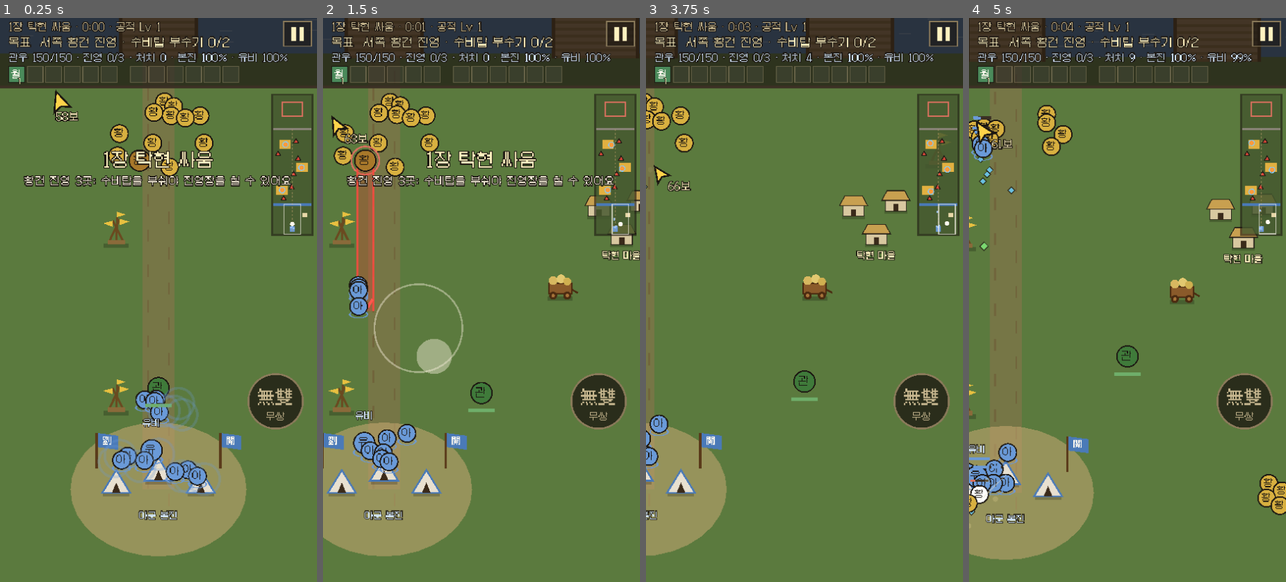
Above: before the commit, frames 1-4 (left to right).
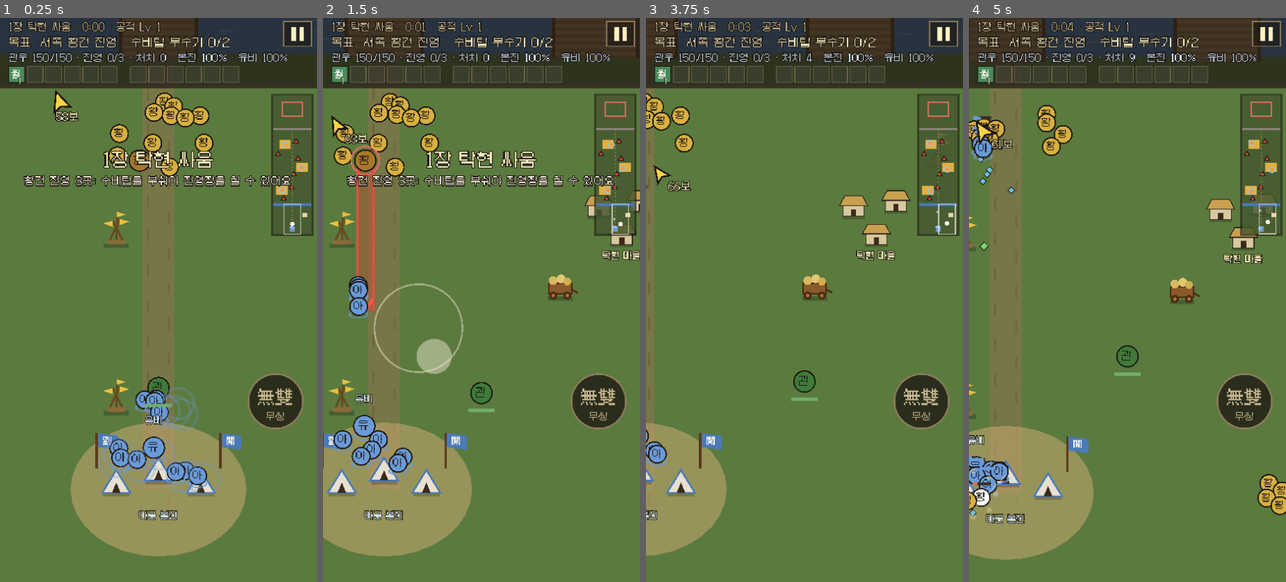
Above: after the commit, the same moments.

Repository: Dong-yeon/ThreeKindomFall
Game: Godot game, scene res://scenes/battle.tscn
Two runs of this game, one before a commit and one after it. Both use one fixed random seed, a clock stepped at 60 frames per second and the inputs below.
Inputs (mouse positions are in pixels of both pictures, inside the frame that each line leads up to):
- Up to frame 1 (0.25 s): no input
- Up to frame 2 (1.5 s): tap Enter at 0.5 s; move the mouse to (551, 271) at 0.52 s; hold Right 0.53-1.25 s; tap K at 0.6 s; click (551, 271) at 0.67 s; tap Space at 0.77 s; drag from (418, 328) to (465, 412) at 1.27 s
- Up to frame 3 (3.75 s): move the mouse to (836, 175) at 2.02 s; hold Right 2.03-2.75 s; tap K at 2.1, 3.6 s; drag from (788, 412) to (709, 215) at 2.77 s; move the mouse to (899, 384) at 3.52 s; hold Left from 3.53 s (still down)
- Up to frame 4 (5 s): tap Space at 3.77 s; release Left at 4.25 s; drag from (1032, 215) to (1079, 159) at 4.27 s

The runs differ from the first frame. In frame 1, 0.9% of the frame differs, in the area x 34-92%, y 36-84%; in frame 2, 1.7%, in the area x 3-93%, y 36-82%; in frame 3, 0.4%; in frame 4, 1.2%.

Commit message:
feat(godot): 울타리 = 일기토 — 1:1, 밖의 적 · 아군은 멈춰 지켜보고 시간표 · 생성 · 진군 · 본진 공격 멈춤, 담 너머 · 진영장 정리 버그 고침, 유비는 제자리 (D-218)
Co-Authored-By: Claude Opus 5.5 <noreply@anthropic.com>

Diff:
--- a/godot/data/stage_1.gd
+++ b/godot/data/stage_1.gd
@@ -105,7 +105,8 @@
 ## 장수 둘레(부장도 들어오게)에 반지름 r 원형 울타리. 장수 · 안의 적은 못 나가고 밖의 적은 못 들어옴. 안에 있던 졸병 중 부장 호위 keep명만 남기고
 ## 나머지는 cull 비율만큼 사라지고 남은 것은 밖으로 밀려남. 부장이 쓰러지면 울타리가 사라짐. 습격대 장수 · 진영장에는 안 씀.
 ## r: 요청은 약 360px이었지만 세로 화면 폭이 360(게임 단위)이라 원 전체가 거의 보이게 190으로(지름 380 — 양옆 10씩만 잘림)
-const ARENA := {"trigger": 400.0, "warn": 2.0, "r": 190.0, "keep": 6, "cull": 0.5}
+## 2026-10-13 일기토(사람: "울타리는 일기토인 거야"): 안은 장수 대 적장 1:1(keep 6 → 0), 밖의 적 · 아군은 멈춰 서서 지켜봄(Battle.duel)
+const ARENA := {"trigger": 400.0, "warn": 2.0, "r": 190.0, "keep": 0, "cull": 0.5}
 ## 부서지는 물체(D-216 2단계, Survivor.io 방식): 군량 수레(cart) · 깃발 더미(flags). 기본 공격 · 책략에 맞으면 부서지고(적은 못 부숨) 한 판에 한 번.
 ## 자리는 road(길가) + 진영마다 네 귀퉁이 바깥(camp_out px) + 마을 곁. 판마다 skip 비율만큼 자리가 빔(--seed로 재현).
 ## 떨어지는 것(합 1): 고기만두 bun · 폭탄 bomb(화면 안 졸병 처치, 장수급 · 건물은 최대 체력 × bomb_elite 피해) · 자석 magnet · 경험 xp(구슬 xp_v)
--- a/godot/scripts/ally.gd
+++ b/godot/scripts/ally.gd
@@ -77,7 +77,8 @@
 		g = G.pos + Vector2(cos(slot) * 34, sin(slot) * 26)
 	else:
 		stroll_t -= dt
-		if stroll_t <= 0:
+		# 유비(총대장)는 거닐지 않고 본진 가운데를 지킴
+		if stroll_t <= 0 and k != "liubei":
 			stroll_t = _rng.randf_range(2.5, 5.5)
 			slot = _rng.randf() * TAU
 			stroll_r = _rng.randf_range(0.3, 1.3)
--- a/godot/scripts/battle.gd
+++ b/godot/scripts/battle.gd
@@ -374,8 +374,9 @@
 	hero.vel = (hero.position - hero.last_pos) / dt
 	hero.still = 0.0 if moving else hero.still + dt
 	Perf.begin(&"적 움직임")
+	var dl := duel()
 	for e in enemies:
-		if not e.dead:
+		if not e.dead and (not dl or e.arena_side > 0):
 			e.tick(dt)
 	Perf.end()
 	# 장수가 쓰러졌으면(적에게 닿음) 이 프레임의 나머지(날아가던 참격 등)를 멈춤 — 안 그러면 진영장을 잡아 점령 회복이 들어갔음
@@ -413,14 +414,14 @@
 	if turret_t <= 0:
 		turret_t = 0.7
 		var tg := nearest_enemy(home_pos, home_r + 110)
-		if tg != null:
+		if tg != null and not duel():
 			hurt_enemy(tg, 16)
 			add_fx({"k": "shot", "pos": home_pos + Vector2(0, -20), "pos2": tg.position, "t": 0.15})
 	var K := keep_rect()
 	for e in enemies:
 		if e.dead:
 			continue
-		if e.goal_home and not Unit.alive(e.engage) and e.position.distance_to(home_pos) < home_r + e.r:
+		if e.goal_home and not duel() and not Unit.alive(e.engage) and e.position.distance_to(home_pos) < home_r + e.r:
 			home_hp -= 1.2 * dt
 		if e.boss:
 			# 요술 제단이 남아 있는 동안(보호막) 장각은 본진 안쪽 절반에서만 — 문을 막아서 장수가 못 들어왔음(D-207)
@@ -439,15 +440,17 @@
 		finish(false, "home")
 		return
 	Perf.begin(&"생성")
-	_village_tick(dt)
-	_pack_tick()
-	_home_raid_tick()
-	_camps_tick(dt)
-	_party_tick(dt)
-	_rein_tick(dt)
-	_wave_tick(dt)
-	_surge_tick(dt)
-	_army_tick(dt)
+	# 일기토 중엔 시간표 · 생성 · 대군이 멈춤(끝나면 이어짐 — 정해진 시각이 지났으면 그때 일어남)
+	if not duel():
+		_village_tick(dt)
+		_pack_tick()
+		_home_raid_tick()
+		_camps_tick(dt)
+		_party_tick(dt)
+		_rein_tick(dt)
+		_wave_tick(dt)
+		_surge_tick(dt)
+		_army_tick(dt)
 	_cyz_tick(dt)
 	if siege != null:
 		siege.tick(dt)
@@ -458,8 +461,9 @@
 	Perf.begin(&"아군")
 	_ally_timers(dt)
 	_engage_tick(dt)
+	var dla := duel()
 	for a in allies:
-		if not a.dead:
+		if not a.dead and not dla:
 			a.tick(dt)
 	Perf.end()
 	_arena_tick(dt)
@@ -1039,6 +1043,7 @@
 		return
 	var Z: Dictionary = Stage1.CYZ
 	if cyz_phase == 1 and Unit.alive(cyz) and (cyz.hp <= cyz.max_hp * float(Z.phase2) or _army_leads_down() >= int(Z.leads2)):
+		var in_duel := duel()
 		cyz_phase = 2
 		# 혼자 버티지 않고 장수에게 달려듦(2026-10-13)
 		cyz.aggro = float(Z.aggro2)
@@ -1046,7 +1051,8 @@
 		cyz.sk_i = 0
 		cyz.gap_mul = float(Z.gap2)
 		cyz.spd0 *= float(Z.spd2)
-		for i in int(Z.rally):
+		# 일기토 중엔 부하를 부르지 않음(1:1)
+		for i in (0 if in_duel else int(Z.rally)):
 			var at: Vector2 = cyz.position + Vector2.from_angle(randf() * TAU) * randf_range(60, 160)
 			at = at.clamp(Vector2(40, 745), Vector2(W - 40, H - 40))
 			if hit_obs(at, 12):
@@ -1056,7 +1062,7 @@
 			if not arena.is_empty() and arena.st == "on" and at.distance_to(arena.c) < float(arena.r):
 				re.arena_side = 1
 		note("정원지 2단계")
-		banner("정원지가 분노해요!", "남은 군사를 모두 불러요 — 돌진 · 땅 내려찍기를 피해요")
+		banner("정원지가 분노해요!", "돌진 · 땅 내려찍기를 피해요" if in_duel else "남은 군사를 모두 불러요 — 돌진 · 땅 내려찍기를 피해요")
 		add_fx({"k": "ring", "pos": cyz.position, "t": 0.6, "r": 120.0, "c": Color("d9705e")})
 		shake = maxf(shake, 0.3)
 		Sound.play("alert", 0.6)
@@ -1268,7 +1274,7 @@
 	var best: Enemy = null
 	var bd := max_d
 	for e in enemies:
-		if e.dead or e.shield or e.prop:
+		if e.dead or e.shield or e.prop or (e.arena_side < 0 and duel()):
 			continue
 		var d := e.position.distance_to(from)
 		if d < bd:
@@ -1434,8 +1440,8 @@
 
 
 func hurt_enemy(e: Enemy, d: float) -> void:
-	# 수비탑이 남은 진영의 진영장은 피해를 받지 않음(D-205)
-	if e.dead or e.shield:
+	# 수비탑이 남은 진영의 진영장은 피해를 받지 않음(D-205) · 일기토를 지켜보는 울타리 밖 적은 다치지 않음
+	if e.dead or e.shield or (e.arena_side < 0 and duel()):
 		return
 	# 수비탑을 처음 친 진영 = 진행 중인 진영(D-209)
 	if cur_camp == "" and e.tower_id != "":
@@ -1913,10 +1919,15 @@
 		for L in _arena_cands():
 			if L.arena_done or hero.position.distance_to(L.position) > float(A.trigger):
 				continue
+			# 장수와 적장 사이가 벽 · 물로 막혀 있으면 아직 열지 않음(담을 사이에 두고 갇히면 서로 못 닿음)
+			if flow.ver != obs_ver:
+				flow.build(obs, W, H, obs_ver)
+			if not flow.clear(hero.position, L.position):
+				continue
 			L.arena_done = true
-			note("울타리 예고 · %s" % L.ename)
+			note("일기토 예고 · %s" % L.ename)
 			arena = {"st": "warn", "t": float(A.warn), "lead": L, "c": hero.position, "r": float(A.r), "t0": t, "beat": 0.0}
-			banner("%s 접근!" % L.ename, "곧 울타리가 쳐져요 — 안에서 쓰러뜨려야 나갈 수 있어요")
+			banner("%s%s 일기토를 청해요!" % [L.ename, jo(L.ename, "이", "가")], "곧 울타리가 쳐져요 — 1:1로 쓰러뜨려야 나갈 수 있어요")
 			Sound.play("alert", 0.5)
 			break
 		return
@@ -1936,6 +1947,11 @@
 			_arena_on()
 		return
 	_arena_hold()
+
+
+## 일기토 중인가(울타리가 서 있음): 밖의 적 · 아군은 멈춰 지켜보고(움직임 · 공격 · 피해 없음), 판의 시간표 · 생성도 멈춤
+func duel() -> bool:
+	return not arena.is_empty() and arena.st == "on"
 
 
 ## 울타리 후보: 살아 있는 대군 부장 · 정원지
@@ -1987,41 +2003,53 @@
 		if e.dead or e.building:
 			continue
 		var d := e.position.distance_to(c)
-		if e == L or (e == cyz and d < R):
+		if e == L:
 			e.arena_side = 1
 			if d > R - e.r:
 				e.position = c + (e.position - c).normalized() * (R - e.r - 4)
 			continue
+		if e.guard_of == L:
+			# 부장 곁을 따르던 병사: 부장을 두고(일기토가 끝나면) 본진으로 진군
+			e.guard_of = null
+			e.has_post = false
+			e.goal_home = true
+			e.aggro = 200
 		if d >= R + e.r:
 			e.arena_side = -1
-			if e.guard_of == L:
-				# 부장 곁을 따르던 병사: 울타리 밖이면 부장을 두고 본진으로 계속 진군
-				e.guard_of = null
-				e.has_post = false
-				e.goal_home = true
-				e.aggro = 200
-			continue
-		if e.guard_of == L and kept < int(A.keep):
+			continue
+		if e.army_unit == L.army_unit and not e.elite and kept < int(A.keep):
 			kept += 1
 			e.arena_side = 1
 			continue
-		if randf() < float(A.cull):
+		e.arena_side = -1
+		# 지우는 건 보통 졸병만 — 진영장 · 다른 장수급 · 습격대 장수는 지우지 않고 밖으로(전엔 진영장도 지워져 그 진영을 영영 점령 못 했음)
+		if not e.elite and not e.boss and randf() < float(A.cull):
 			e.dead = true
 			add_fx({"k": "puff", "pos": e.position, "t": 0.25})
 		else:
-			e.arena_side = -1
-			e.position = c + (e.position - c).normalized() * (R + e.r + 10)
-			if e.guard_of == L:
-				e.guard_of = null
-				e.has_post = false
-				e.goal_home = true
+			e.position = _arena_out_spot(c, R + e.r + 10, e.position)
+	# 일기토: 아군도 모두 울타리 밖에서 지켜봄
 	for a in allies:
-		a.arena_side = 1 if a.position.distance_to(c) < R else -1
-	note("울타리 · %s" % L.ename)
-	banner("울타리!", "%s%s 쓰러뜨려야 나갈 수 있어요" % [L.ename, eul(L.ename)])
+		a.arena_side = -1
+		var ad := a.position - c
+		if ad.length() < R + a.r:
+			a.position = c + (ad.normalized() if ad.length() > 0.01 else Vector2(0, 1)) * (R + a.r + 10)
+	note("일기토 · %s" % L.ename)
+	banner("일기토!", "%s%s 쓰러뜨려야 울타리가 걷혀요" % [L.ename, eul(L.ename)])
 	add_fx({"k": "ring", "pos": c, "t": 0.5, "r": R, "c": Color("e8c060")})
 	shake = maxf(shake, 0.25)
 	Sound.play("slam", 0.5)
+
+
+## 울타리 밖으로 밀 자리: 원 둘레(반지름 rr)에서 원래 방향에 가까운 걸을 수 있는 곳(벽 · 물 너머 금지). 없으면 그대로
+func _arena_out_spot(c: Vector2, rr: float, from: Vector2) -> Vector2:
+	var a0 := (from - c).angle() if from != c else 0.0
+	for k in 13:
+		var a := a0 + (k + 1) / 2 * 0.24 * (1.0 if k % 2 == 0 else -1.0)
+		var q := c + Vector2.from_angle(a) * rr
+		if q.x > 20 and q.x < W - 20 and q.y > 20 and q.y < H - 20 and not hit_obs(q, 14) and flow.clear(c, q):
+			return q
+	return from
 
 
 ## 울타리가 서 있는 동안: 안(1)은 못 나가고, 밖(-1) · 새로 나온 것(0)은 못 들어옴. 장수는 늘 안
@@ -2059,7 +2087,7 @@
 			unit = String(Stage1.ARMY.units[L.army_unit].n)
 		var ln: String = L.ename if L != null and is_instance_valid(L) else "?"
 		arena_log.append({"n": unit, "ln": ln, "t0": arena.t0, "t1": t, "d": (arena.c as Vector2).distance_to(home_pos)})
-		note("울타리 끝")
+		note("일기토 끝")
 	arena = {}
 	for e in enemies:
 		e.arena_side = 0
@@ -2310,7 +2338,7 @@
 	# 보스 울타리(D-216): 예고 · 울타리 중엔 그 부장(울타리 밖으로는 못 나감)
 	if not arena.is_empty() and Unit.alive(arena.lead):
 		var AL: Enemy = arena.lead
-		return {"pos": AL.position, "n": "%s 격파 — 울타리 안%s" % [AL.ename, " (곧 생겨요)" if arena.st == "warn" else ""], "warn": true}
+		return {"pos": AL.position, "n": "일기토 — %s 격파%s" % [AL.ename, " (곧 울타리)" if arena.st == "warn" else ""], "warn": true}
 	# 유비가 절반 아래로 다쳤고 둘레에 적이 있으면(D-208 — 쓰러지면 짐)
 	if Unit.alive(liubei) and liubei.hp < liubei.max_hp * 0.5:
 		for e in enemies:
--- a/godot/scripts/tactics.gd
+++ b/godot/scripts/tactics.gd
@@ -303,7 +303,7 @@
 func _in_view() -> Array[Enemy]:
 	var out: Array[Enemy] = []
 	for e in b.enemies:
-		if not e.dead and not e.shield and not e.prop and b.in_view(e.position, 0):
+		if not e.dead and not e.shield and not e.prop and not (e.arena_side < 0 and b.duel()) and b.in_view(e.position, 0):
 			out.append(e)
 	return out
 
@@ -312,7 +312,7 @@
 	var p := b.hero.position
 	var c: Array = []
 	for e in b.enemies:
-		if not e.dead and not e.shield and not e.prop:
+		if not e.dead and not e.shield and not e.prop and not (e.arena_side < 0 and b.duel()):
 			var d := e.position.distance_to(p)
 			if d < max_d:
 				c.append([d, e])
Not shown, changed: docs/decision-log.md
Not shown, changed: godot/tools/army_sweep.py
